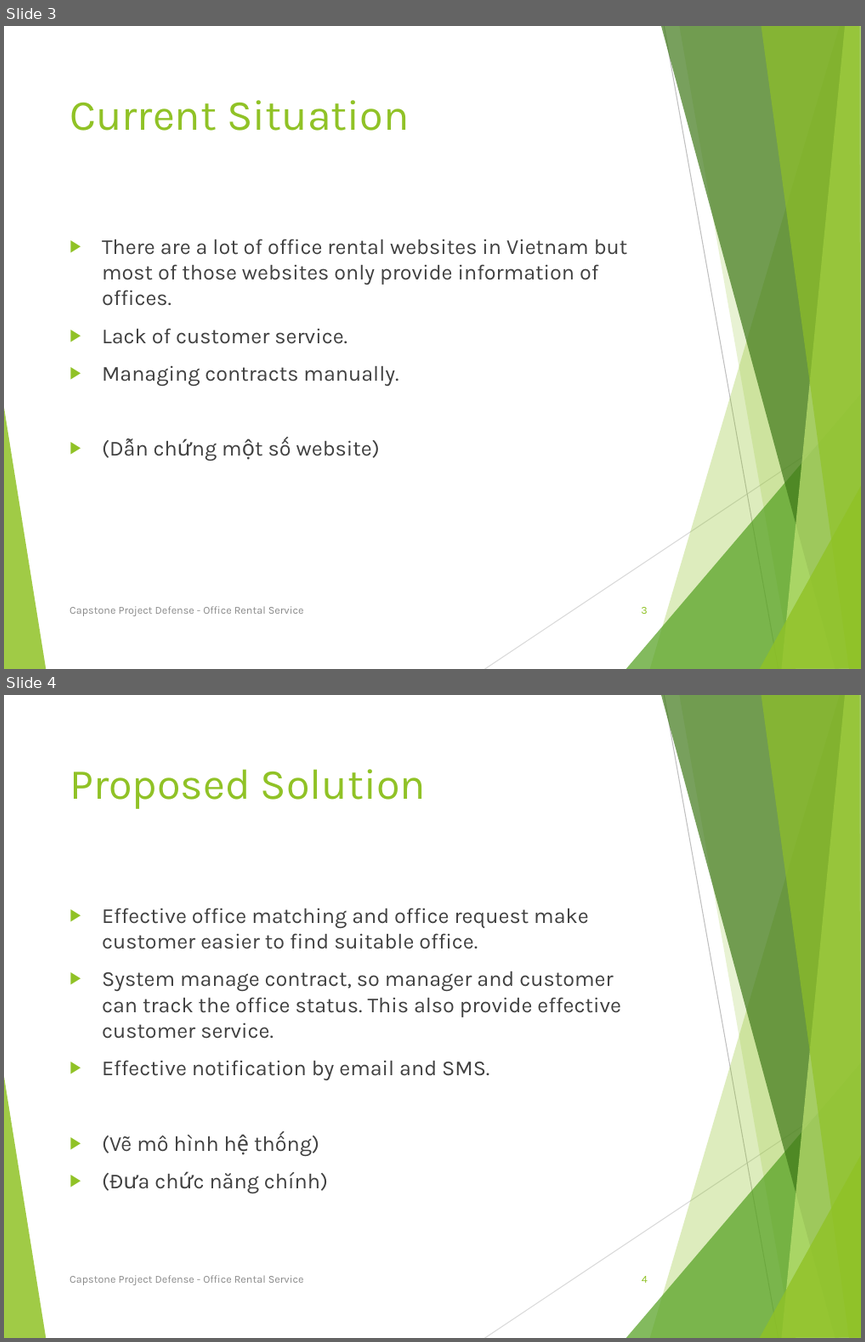
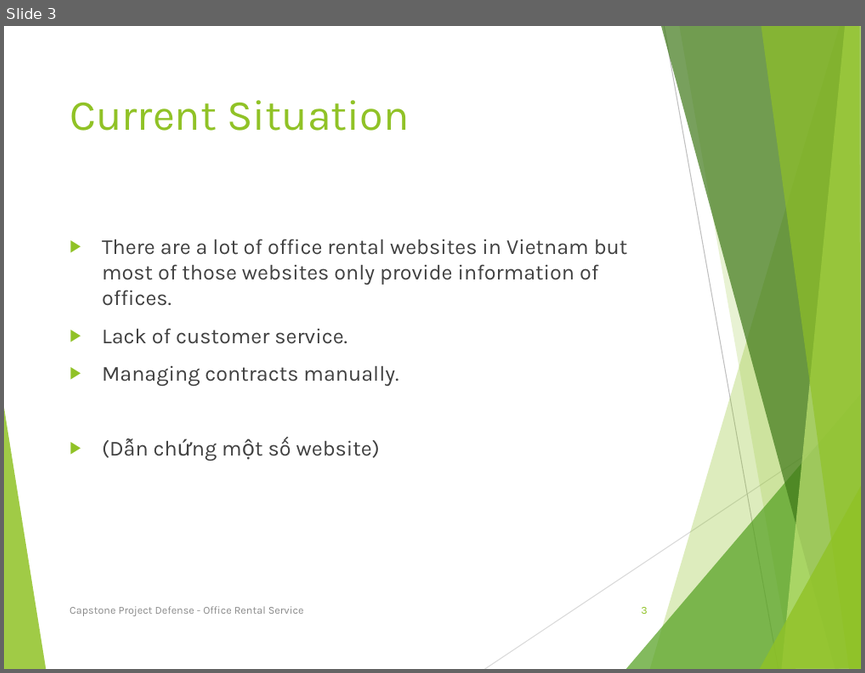
Before and after one commit to tienlx93/capstone-ors, a slide deck: doc/Quoc/SlidePresentation.pptx. Shown one above the other, each under a label of ours: slides 3 and 4 before the commit, slide 3 after it. The pictures are 865x1342 and 865x673 pixels, drawn with LibreOffice and Linux fonts; fonts in the diff are those of the drawing. Boxes give left, top, right and bottom in pixels: in the first picture for what was removed or moved away, otherwise in the second. Text is boxed around its words. In the diff, an @@ line names an element or a change of style, - is before the commit and + after.

```diff
--- a/doc/Quoc/SlidePresentation.pptx
+++ b/doc/Quoc/SlidePresentation.pptx
@@ slide 4 removed at box(4, 695, 861, 1338), background #FFFFFF; not listed: 10 template elements that a slide beside it also shows @@
@@ title removed at box(69, 769, 426, 809) @@
-Proposed Solution
@@ text removed at box(102, 907, 621, 1193) @@
-▶ Effective office matching and office request make customer easier to find suitable office.
-▶ System manage contract, so manager and customer can track the office status. This also provide effective customer service.
-▶ Effective notification by email and SMS.
-▶ (Vẽ mô hình hệ thống)
-▶ (Đưa chức năng chính)
@@ text removed at box(69, 1275, 304, 1285) @@
-Capstone Project Defense - Office Rental Service
@@ page number removed at box(642, 1276, 647, 1282) @@
-4
```
Also in this commit, not shown: 1 slide changed, 1 other slide removed.
